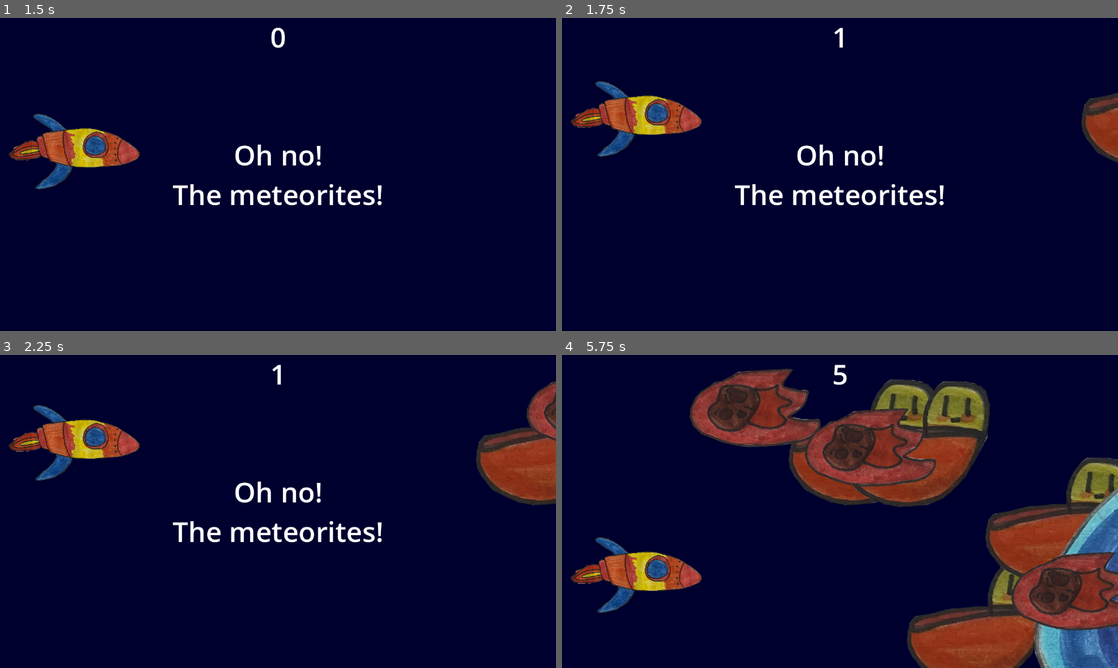
Above: before the commit, frames 1-4 (two rows, left to right).
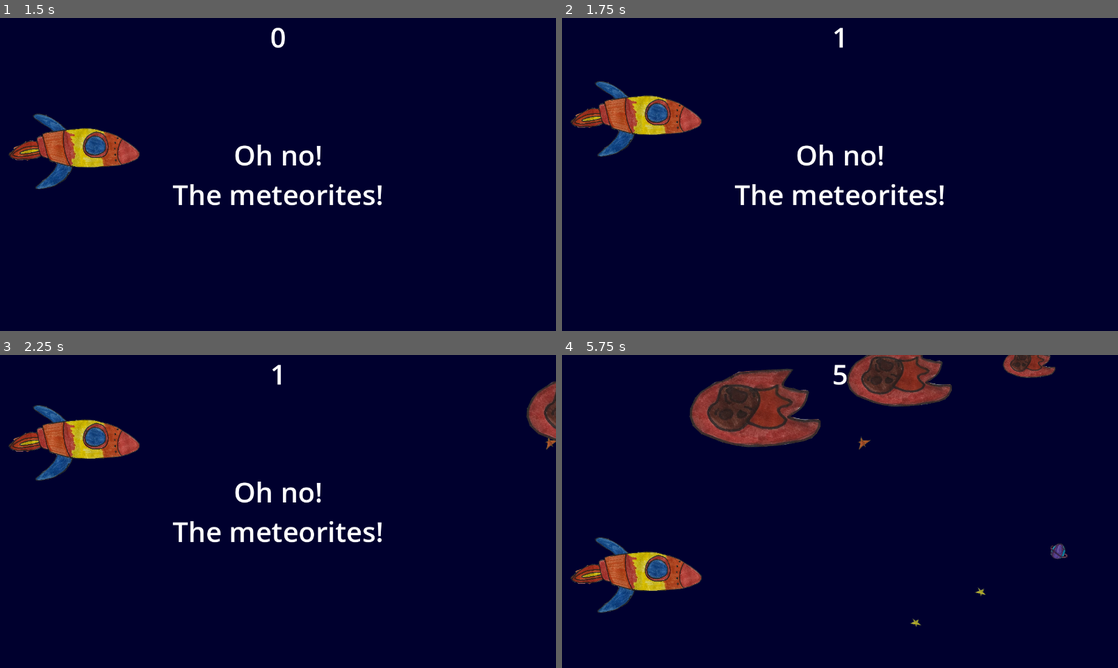
Above: after the commit, the same moments.

Repository: NotYetTerminal/SpaceEscape
Game: Godot game, scene res://scenes/root.tscn
Two runs of this game, one before a commit and one after it. Both use one fixed random seed, a clock stepped at 60 frames per second and the inputs below.
Inputs:
- Up to frame 1 (1.5 s): click "YES!" at 0.5 s; tap Enter at 1.25 s; hold Up (move_up) from 1.28 s (still down)
- Up to frame 2 (1.75 s): keep holding Up (move_up)
- Up to frame 3 (2.25 s): release Up (move_up) at 2.03 s; hold Down (move_down) from 2.03 s (still down)
- Up to frame 4 (5.75 s): release Down (move_down) at 2.78 s; hold Up (move_up) 2.78-4.28 s; hold Down (move_down) from 4.28 s (still down)

Frame 1 is identical in both runs. In frame 2, 1.1% of the frame differs, in the area x 93-100%, y 24-47%; in frame 3, 2.9%; in frame 4, 28%, in the area x 40-100%, y 0-100%.

Commit message:
u

Diff:
--- a/SpaceEscape/scenes/backgroundObject.tscn
+++ b/SpaceEscape/scenes/backgroundObject.tscn
@@ -1,8 +1,17 @@
-[gd_scene load_steps=5 format=3 uid="uid://ct0fnulieix3f"]
+[gd_scene load_steps=14 format=3 uid="uid://ct0fnulieix3f"]
 
 [ext_resource type="Script" path="res://scenes/meteroite.gd" id="1_1xucr"]
 [ext_resource type="Texture2D" uid="uid://pcjv5glljxs" path="res://art/mocshi.png" id="2_gj6u8"]
 [ext_resource type="Texture2D" uid="uid://biq3s4y3y0r6j" path="res://art/Moon.png" id="3_38hha"]
+[ext_resource type="Texture2D" uid="uid://dp36ygsj5gwab" path="res://art/planet.png" id="4_f1xhe"]
+[ext_resource type="Texture2D" uid="uid://bqw7lytrcis1k" path="res://art/shootingstar.png" id="5_hq4xl"]
+[ext_resource type="Texture2D" uid="uid://c26icgskiyojf" path="res://art/star1.png" id="6_5uwse"]
+[ext_resource type="Texture2D" uid="uid://2ol2dsfa65sk" path="res://art/star2.png" id="7_frh5j"]
+[ext_resource type="Texture2D" uid="uid://de88n6bsc5fu2" path="res://art/star3.png" id="8_iamlm"]
+[ext_resource type="Texture2D" uid="uid://bl07532wbildw" path="res://art/star4.png" id="9_imcta"]
+[ext_resource type="Texture2D" uid="uid://d0yr4ukgcgjc1" path="res://art/star.png" id="10_3hyko"]
+[ext_resource type="Texture2D" uid="uid://cu21klp3g4aa1" path="res://art/sun.png" id="11_gwc5m"]
+[ext_resource type="Texture2D" uid="uid://bx0ssissf7r38" path="res://art/ufo.png" id="12_q2mba"]
 
 [sub_resource type="CircleShape2D" id="CircleShape2D_ifxif"]
 
@@ -12,16 +21,17 @@
 collision_mask = 0
 gravity_scale = 0.0
 script = ExtResource("1_1xucr")
-images_array = Array[CompressedTexture2D]([ExtResource("2_gj6u8"), ExtResource("3_38hha")])
+images_array = Array[CompressedTexture2D]([ExtResource("2_gj6u8"), ExtResource("3_38hha"), ExtResource("4_f1xhe"), ExtResource("5_hq4xl"), ExtResource("6_5uwse"), ExtResource("7_frh5j"), ExtResource("8_iamlm"), ExtResource("9_imcta"), ExtResource("10_3hyko"), ExtResource("11_gwc5m"), ExtResource("12_q2mba")])
 metadata/_edit_group_ = true
-
-[node name="Sprite2D" type="Sprite2D" parent="."]
-texture = ExtResource("2_gj6u8")
 
 [node name="CollisionShape2D" type="CollisionShape2D" parent="."]
 shape = SubResource("CircleShape2D_ifxif")
 
-[node name="VisibleOnScreenNotifier2D" type="VisibleOnScreenNotifier2D" parent="."]
-scale = Vector2(6.1, 6)
+[node name="Sprite2D" type="Sprite2D" parent="CollisionShape2D"]
+scale = Vector2(0.15, 0.15)
+texture = ExtResource("12_q2mba")
 
-[connection signal="screen_exited" from="VisibleOnScreenNotifier2D" to="." method="_on_visible_on_screen_notifier_2d_screen_exited" flags=18]
+[node name="VisibleOnScreenNotifier2D" type="VisibleOnScreenNotifier2D" parent="CollisionShape2D"]
+scale = Vector2(7.9, 5.26175)
+
+[connection signal="screen_exited" from="CollisionShape2D/VisibleOnScreenNotifier2D" to="." method="_on_visible_on_screen_notifier_2d_screen_exited" flags=18]
--- a/SpaceEscape/scenes/meteroite.gd
+++ b/SpaceEscape/scenes/meteroite.gd
@@ -5,9 +5,7 @@
 
 func _ready() -> void:
 	var image: CompressedTexture2D = images_array[randi_range(0, len(images_array) - 1)]
-	$Sprite2D.texture = image
-	var scale_value: float = randf_range(0.1, 1)
-	scale = Vector2(scale_value, scale_value)
+	$CollisionShape2D/Sprite2D.texture = image
 
 
 func _on_visible_on_screen_notifier_2d_screen_exited() -> void:
--- a/SpaceEscape/scenes/meteroite.tscn
+++ b/SpaceEscape/scenes/meteroite.tscn
@@ -13,17 +13,17 @@
 images_array = Array[CompressedTexture2D]([ExtResource("2_3x1fe")])
 metadata/_edit_group_ = true
 
-[node name="Sprite2D" type="Sprite2D" parent="."]
+[node name="CollisionShape2D" type="CollisionShape2D" parent="."]
+shape = SubResource("CircleShape2D_u0ij3")
+
+[node name="Sprite2D" type="Sprite2D" parent="CollisionShape2D"]
 position = Vector2(57, -3)
 rotation = 0.349066
 scale = Vector2(0.478747, 0.478747)
 texture = ExtResource("2_3x1fe")
 
-[node name="CollisionShape2D" type="CollisionShape2D" parent="."]
-shape = SubResource("CircleShape2D_u0ij3")
-
-[node name="VisibleOnScreenNotifier2D" type="VisibleOnScreenNotifier2D" parent="."]
+[node name="VisibleOnScreenNotifier2D" type="VisibleOnScreenNotifier2D" parent="CollisionShape2D"]
 position = Vector2(48, 0)
 scale = Vector2(15.26, 9.32)
 
-[connection signal="screen_exited" from="VisibleOnScreenNotifier2D" to="." method="_on_visible_on_screen_notifier_2d_screen_exited"]
+[connection signal="screen_exited" from="CollisionShape2D/VisibleOnScreenNotifier2D" to="." method="_on_visible_on_screen_notifier_2d_screen_exited"]
--- a/SpaceEscape/scenes/root.gd
+++ b/SpaceEscape/scenes/root.gd
@@ -29,8 +29,11 @@
 	var value: float = randf() * 720
 	meteroite.position = Vector2(1400, value)
 
-	var velocity = Vector2(-randf_range(250, 350) - score * 8, 0)
+	var velocity: Vector2 = Vector2(-randf_range(250, 350) - score * 8, 0)
 	meteroite.linear_velocity = velocity
+
+	var scale_value: float = randi_range(2, 5) / 5.0
+	meteroite.get_child(0).scale = Vector2(scale_value, scale_value)
 
 	add_child(meteroite)
 
@@ -40,8 +43,12 @@
 	var value: float = randf() * 720
 	background_object.position = Vector2(1400, value)
 
-	var velocity = Vector2(-200 - score * 8, 0)
+	var velocity: Vector2 = Vector2(-200 - score * 8, 0)
 	background_object.linear_velocity = velocity
+
+	var scale_value: float = 0.5
+	background_object.get_child(0).scale = Vector2(scale_value, scale_value)
+	background_object.rotation = randf_range(0, PI)
 
 	add_child(background_object)
 
Not shown, changed: space escpae pictures.xcf
